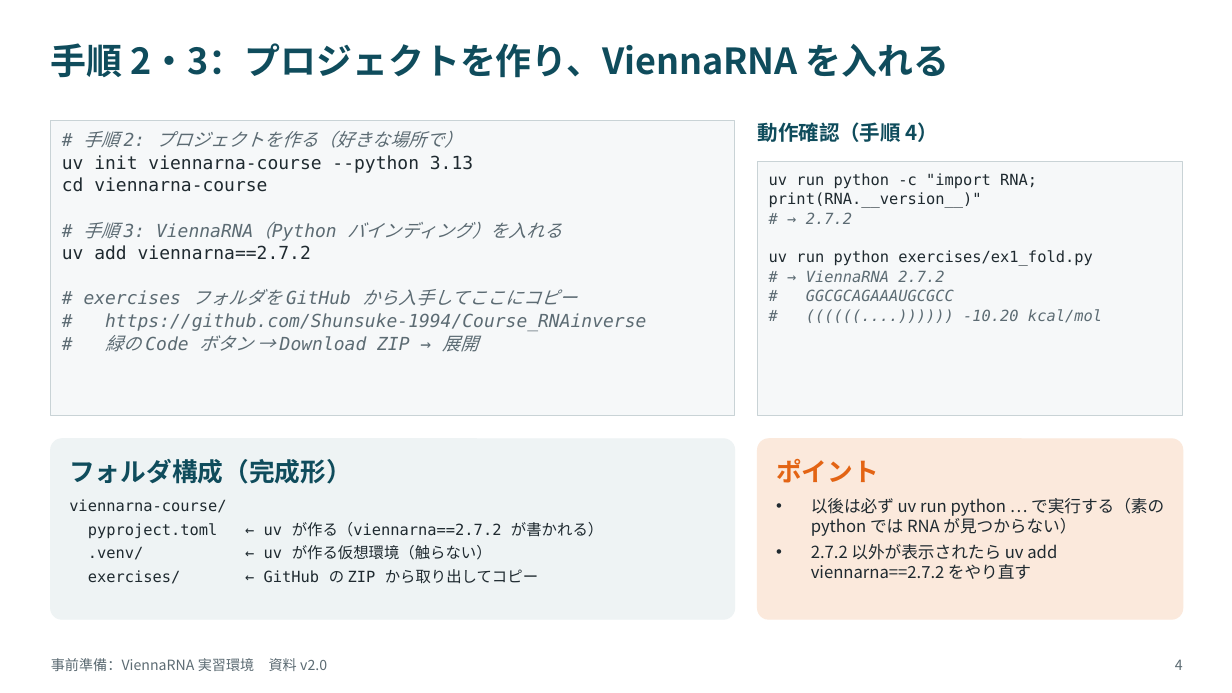
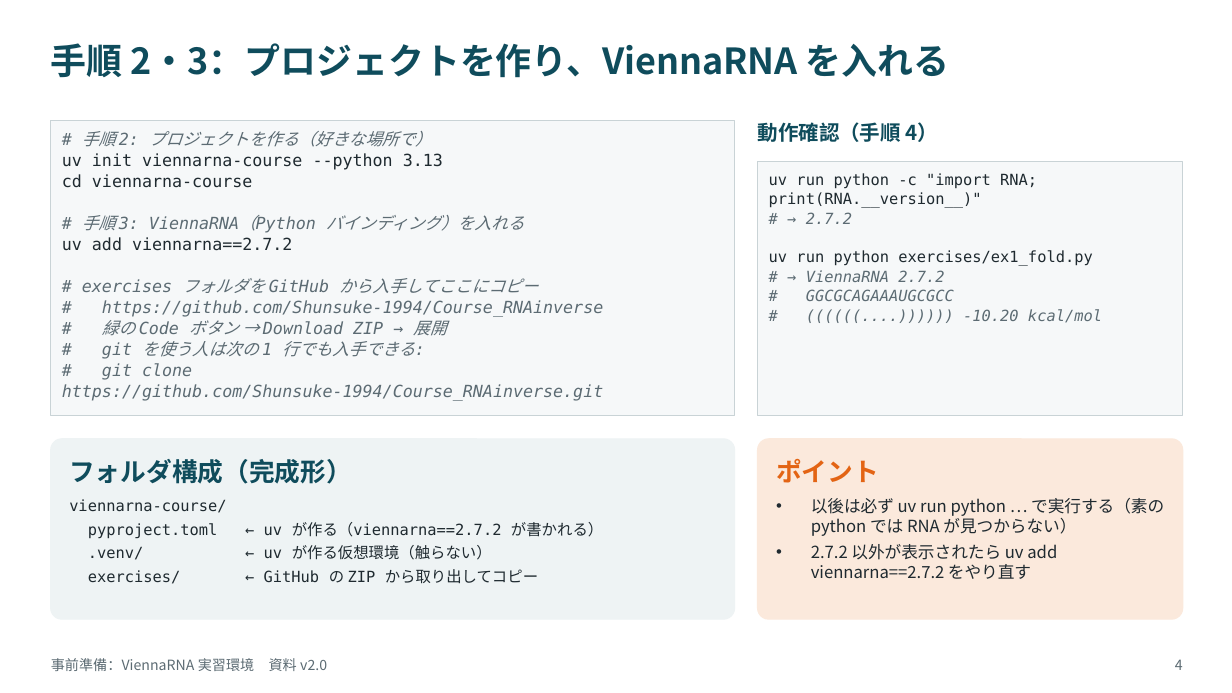
Before and after one commit to Shunsuke-1994/Course_RNAinverse, a slide deck: slide 4 of ViennaRNA_講習_v2.0.pptx. Drawn at 1232x693 pixels with LibreOffice and Linux fonts; fonts in the diff are those of the drawing. Boxes give left, top, right and bottom in pixels: in the first picture for what was removed or moved away, otherwise in the second. Text is boxed around its words. In the diff, an @@ line names an element or a change of style, - is before the commit and + after.

```diff
--- a/ViennaRNA_講習_v2.0.pptx
+++ b/ViennaRNA_講習_v2.0.pptx
@@ text at [62, 131, 603, 336]: size 14 to 13 pt in "# 手順 2: プロジェクトを作る（好きな場所で）", "uv init viennarna-course --python 3.13", "cd viennarna-course", "# 手順 3: ViennaRNA（Python バインディング）を入れる" and 4 more places @@
@@ text at [62, 341, 603, 401]: paragraphs added @@
+# git を使う人は次の 1 行でも入手できる:
+# git clone https://github.com/Shunsuke-1994/Course_RNAinverse.git
```
Also in this commit, not shown: 3 other slides changed, 7 other files.
